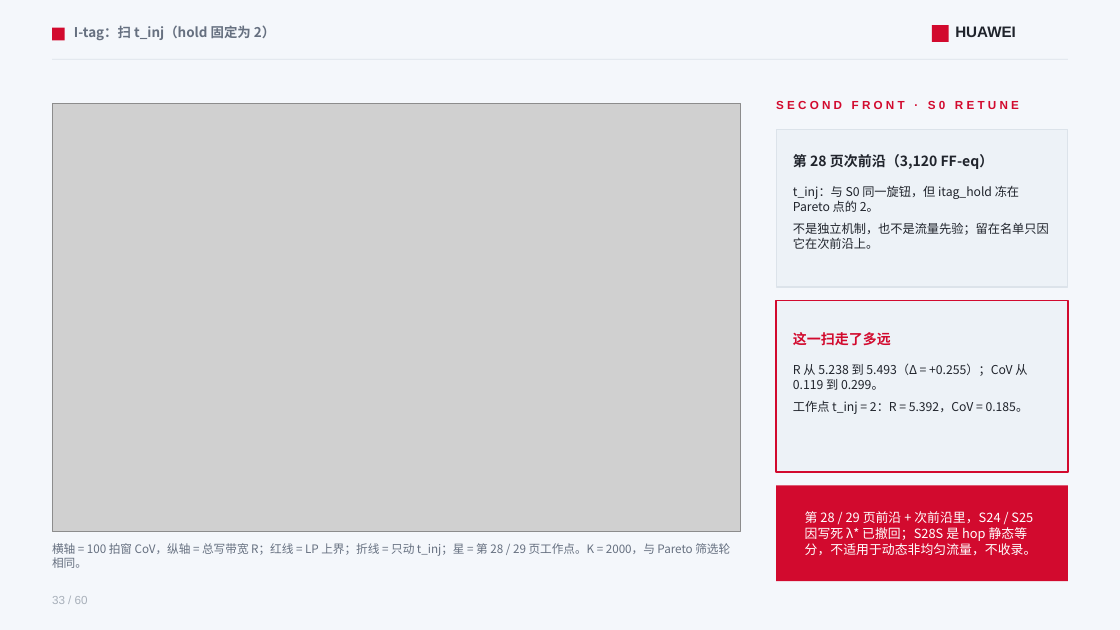
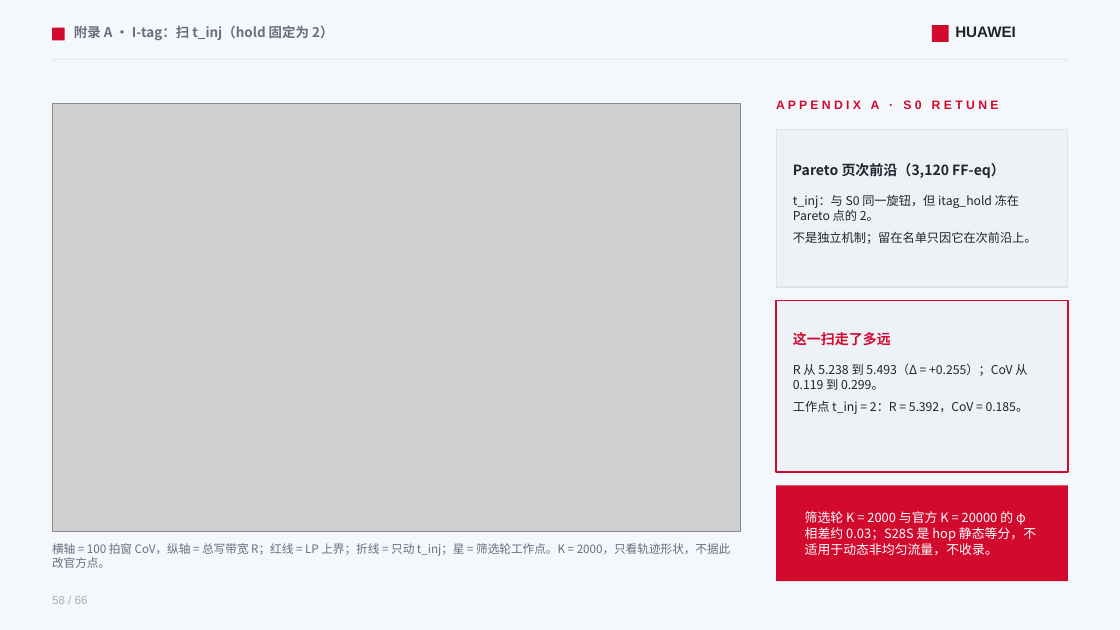
Before and after one commit to lukebest/booksim2, a slide deck: slide 58 of ppt/ring2-write-fairness.pptx (slide 33 before the commit). Drawn at 1120x630 pixels with LibreOffice and Linux fonts; fonts in the diff are those of the drawing; grey boxes stand for pictures. Boxes give left, top, right and bottom in pixels: in the first picture for what was removed or moved away, otherwise in the second. Text is boxed around its words. In the diff, an @@ line names an element or a change of style, - is before the commit and + after.

```diff
--- a/ppt/ring2-write-fairness.pptx
+++ b/ppt/ring2-write-fairness.pptx
@@ text at [74,25,333,40]: text changed @@
-I-tag：扫 t_inj（hold 固定为 2）
+附录 A · I-tag：扫 t_inj（hold 固定为 2）
@@ text at [776,100,998,113]: text changed; size 10 to 10.5 pt @@
-S E C O N D F R O N T · S 0 R E T U N E
+A P P E N D I X A · S 0 R E T U N E
@@ text at [793,163,1005,178]: text changed @@
-第 28 页次前沿（3,120 FF‑eq）
+Pareto 页次前沿（3,120 FF‑eq）
@@ text "t_inj：与 S0 同一旋钮，但 itag_hold 冻在 ...": place and size @@
-text "t_inj：与 S0 同一旋钮，但 itag_hold 冻在 ..." at [793,185,1049,249]
+text "t_inj：与 S0 同一旋钮，但 itag_hold 冻在 ..." at [793,194,1037,244]
@@ text at [793,231,1037,244]: text changed @@
-不是独立机制，也不是流量先验；留在名单只因它在次前沿上。
+不是独立机制；留在名单只因它在次前沿上。
@@ text at [805,511,1036,555]: text changed @@
-第 28 / 29 页前沿 + 次前沿里，S24 / S25 因写死 λ* 已撤回；S28S 是 hop 静态等分，不适用于动态非均匀流量，不收录。
+筛选轮 K = 2000 与官方 K = 20000 的 φ 相差约 0.03；S28S 是 hop 静态等分，不适用于动态非均匀流量，不收录。
@@ text at [52,543,731,568]: text changed @@
-横轴 = 100 拍窗 CoV，纵轴 = 总写带宽 R；红线 = LP 上界；折线 = 只动 t_inj；星 = 第 28 / 29 页工作点。K = 2000，与 Pareto 筛选轮相同。
+横轴 = 100 拍窗 CoV，纵轴 = 总写带宽 R；红线 = LP 上界；折线 = 只动 t_inj；星 = 筛选轮工作点。K = 2000，只看轨迹形状，不据此改官方点。
@@ text at [52,596,88,604]: text changed @@
-33 / 60
+58 / 66
```
Also in this commit, not shown: 57 other slides changed, 7 slides added, 1 slide removed, 10 other files.
